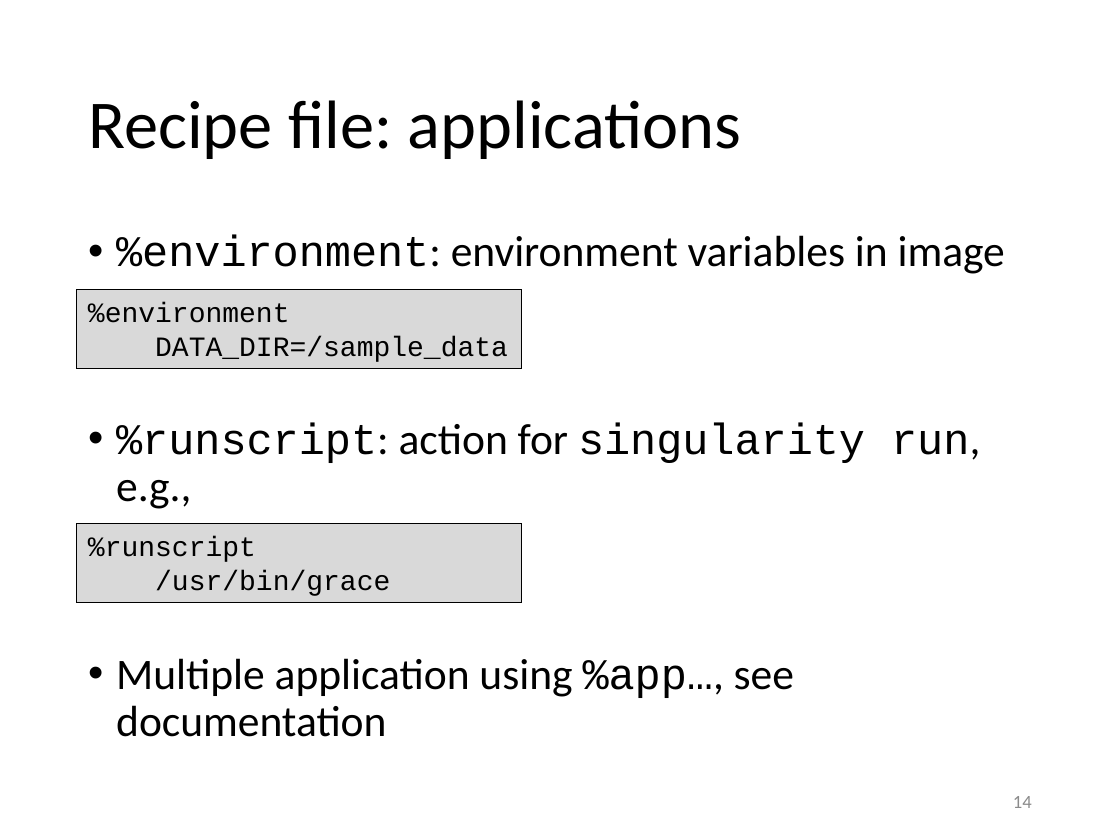
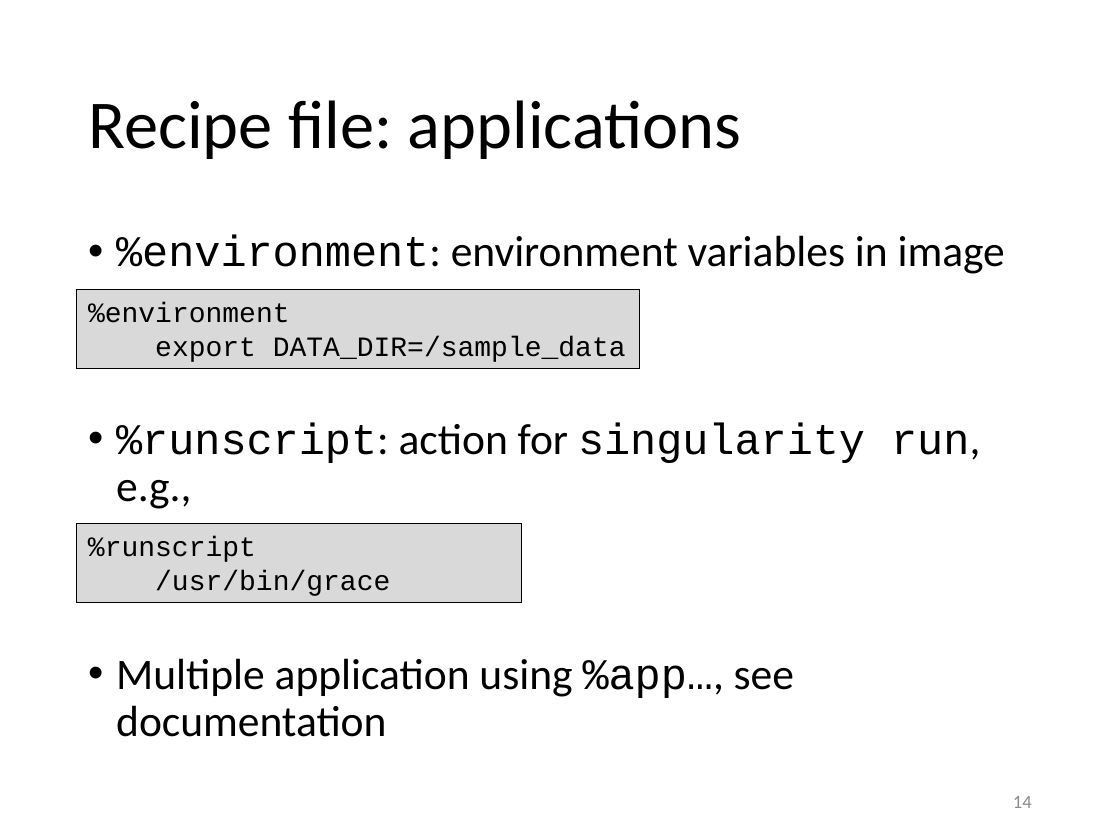
Before and after one commit to gjbex/Containers-for-HPC, a slide deck: slide 14 of singularity.pptx. Drawn at 1120x840 pixels with LibreOffice and Linux fonts; fonts in the diff are those of the drawing. Boxes give left, top, right and bottom in pixels: in the first picture for what was removed or moved away, otherwise in the second. Text is boxed around its words. In the diff, an @@ line names an element or a change of style, - is before the commit and + after.

Commit message:
Add export to %environment

```diff
--- a/singularity.pptx
+++ b/singularity.pptx
@@ rectangle "%environment": place and size @@
-rectangle "%environment" at (77, 289, 522, 368)
+rectangle "%environment" at (77, 289, 641, 368)
@@ text in rectangle at (155, 336, 626, 362): text changed @@
-DATA_DIR=/sample_data
+export DATA_DIR=/sample_data
```
